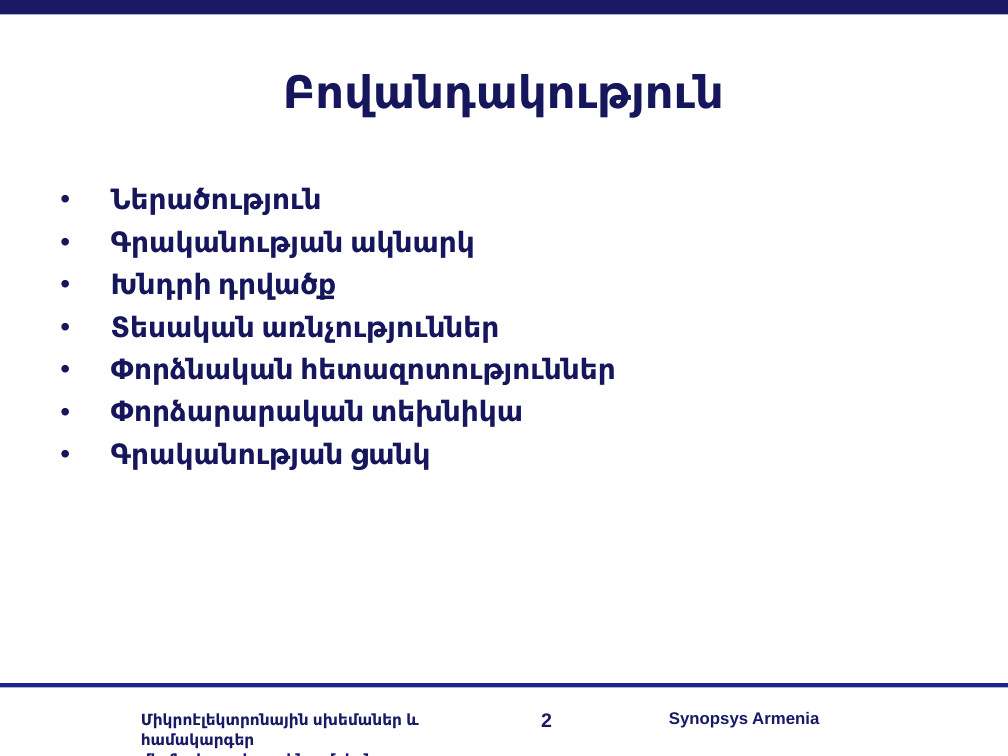
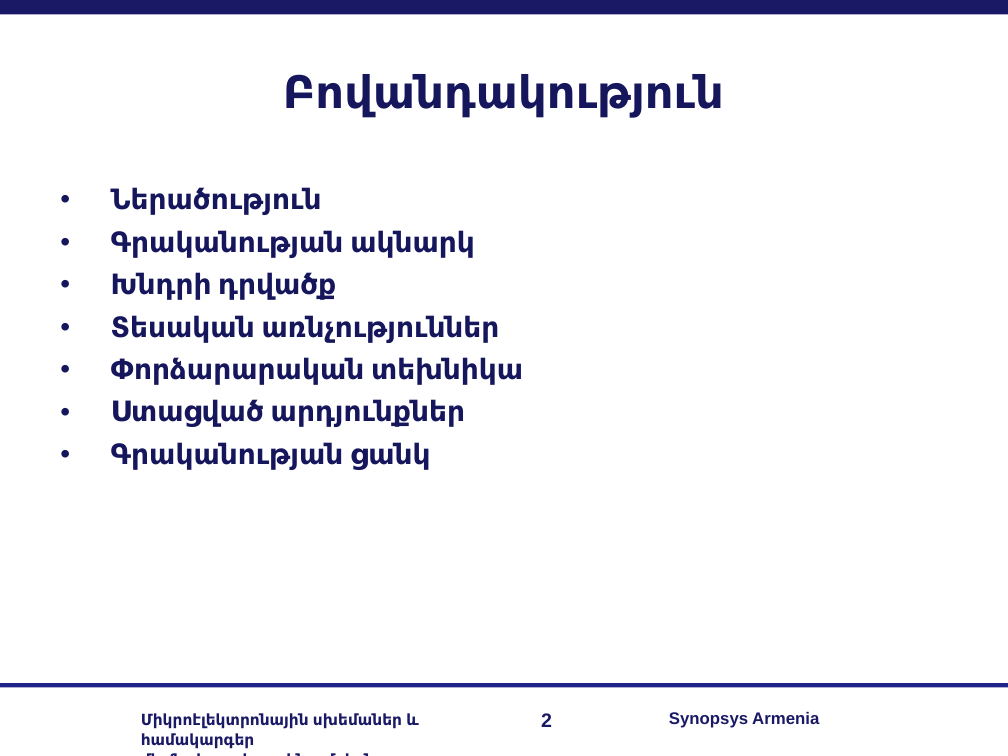
Before and after one commit to RazKarapetyan/Master_thesis, a slide deck: slide 2 of My real work/my_master_slides.ppt. Drawn at 1008x756 pixels with LibreOffice and Linux fonts; fonts in the diff are those of the drawing; background and template pictures are left out. Boxes give left, top, right and bottom in pixels: in the first picture for what was removed or moved away, otherwise in the second. Text is boxed around its words. In the diff, an @@ line names an element or a change of style, - is before the commit and + after.

```diff
--- a/My real work/my_master_slides.ppt
+++ b/My real work/my_master_slides.ppt
@@ text at (x1=111, y1=357, x2=615, y2=385): paragraph removed @@
-• Փորձնական հետազոտություններ
@@ text at (x1=111, y1=399, x2=465, y2=427): paragraph added @@
+• Ստացված արդյունքներ
```
Also in this commit, not shown: 1 other slide changed, 1 slide added, 1 slide removed.
